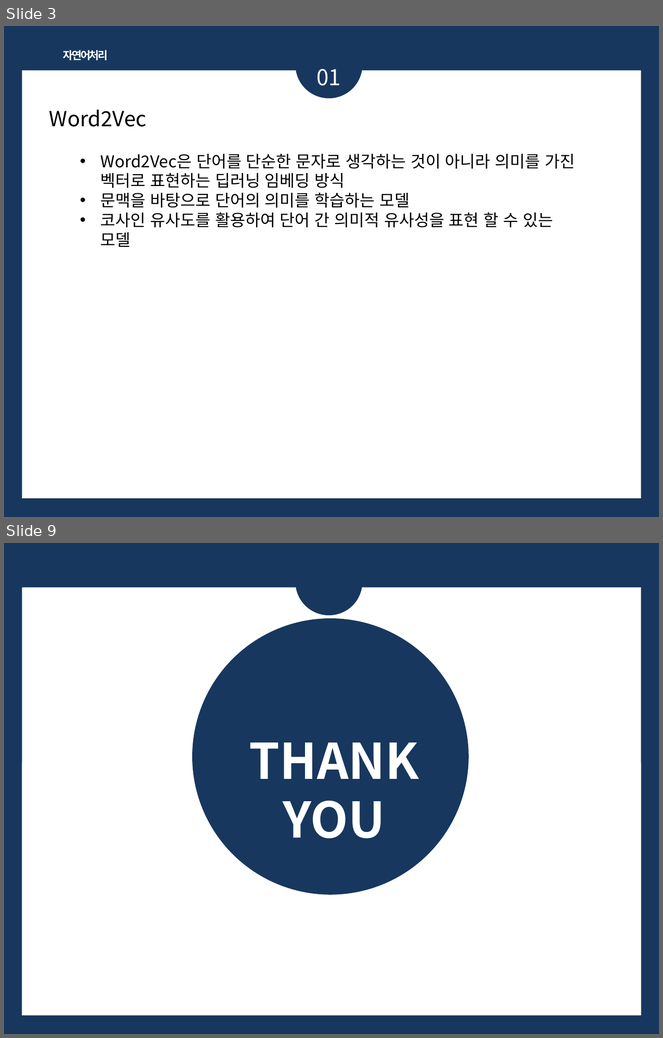
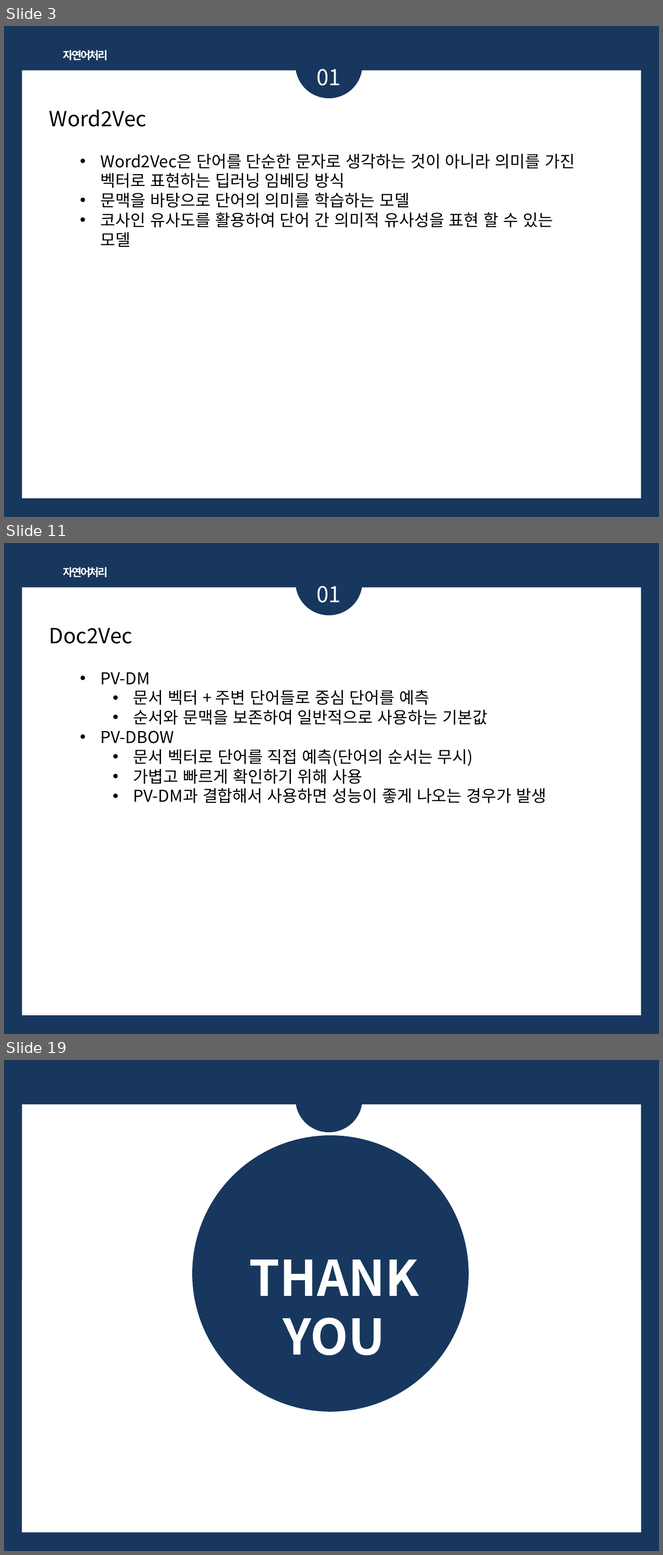
Before and after one commit to 1124apm/Multicam_2025, a slide deck: ppt/자연어_임베딩.pptx. Shown one above the other, each under a label of ours: slides 3 and 9 before the commit, slides 3, 11 and 19 after it; the slides between them are not shown. The pictures are 663x1038 and 663x1555 pixels, drawn with LibreOffice and Linux fonts; fonts in the diff are those of the drawing. Boxes give left, top, right and bottom in pixels: in the first picture for what was removed or moved away, otherwise in the second. Text is boxed around its words. In the diff, an @@ line names an element or a change of style, - is before the commit and + after.

```diff
--- a/ppt/자연어_임베딩.pptx
+++ b/ppt/자연어_임베딩.pptx
@@ slide 11 added at (4, 543, 659, 1034), background #17375E; not listed: 1 template element that a slide beside it also shows @@
@@ ellipse added at (296, 548, 362, 615), fill #17375E @@
@@ text added at (63, 567, 108, 577), 12 pt, text #FFFFFF, bold @@
+자연어처리
@@ text added at (317, 586, 341, 603), 24 pt, text #FFFFFF @@
+01
@@ text added at (49, 628, 132, 644), 23 pt, text #000000 @@
+Doc2Vec
@@ text added at (101, 672, 547, 804), 18 pt, text #000000 @@
+• PV-DM
+  • 문서 벡터 + 주변 단어들로 중심 단어를 예측
+  • 순서와 문맥을 보존하여 일반적으로 사용하는 기본값
+• PV-DBOW
+  • 문서 벡터로 단어를 직접 예측(단어의 순서는 무시)
+  • 가볍고 빠르게 확인하기 위해 사용
+  • PV-DM과 결합해서 사용하면 성능이 좋게 나오는 경우가 발생
@@ what was slide 9 is now slide 19 @@
```
Also in this commit, not shown: 5 slides changed, 9 other slides added, 53 other files.
